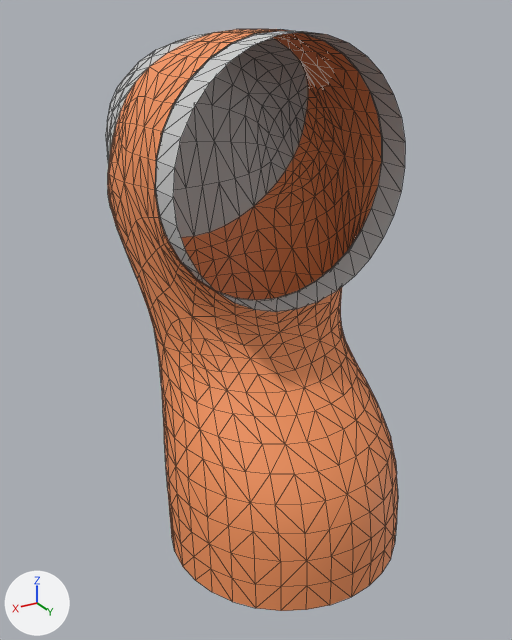
One commit to the COLLADA model iai_kuka_lwr4_description/meshes/arm_segment_a.dae: the scene before it, then after it.
Both versions are drawn from a 50 mm lens placed at (0.174, 0.262, 0.266), pointed at (0.003, -0.024, 0.123). The lights are fixed; the arrows at lower left show +X, +Y and +Z. Mesh edges are drawn as thin lines. Vertices at the same position are counted once.

Objects in the first picture: 'segment'.
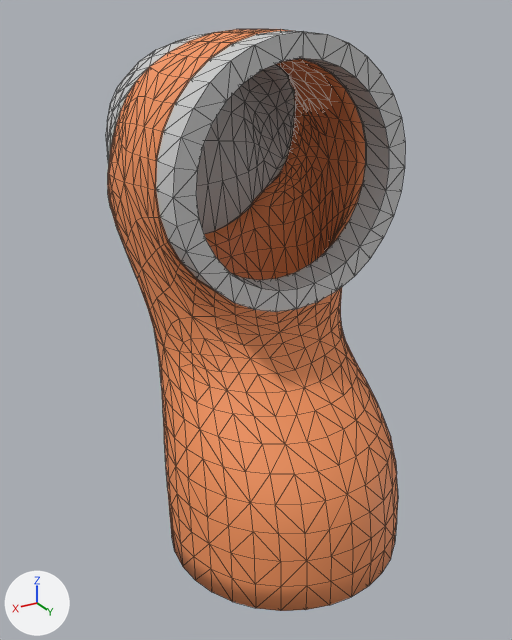
Commit message: test kuka arm solid..

The change, as a list of edits to the scene's bpy script:
```text
Change me_segment_geometry:
    used by ob_segment; location = (0.0, 0.0, 0.0)
    remove me_segment_geometry.from_pydata(...)  # 832 vertices, 1536 faces; spans x -0.062..0.062, y -0.116..0.061, z 0.008..0.261
    add me_segment_geometry.from_pydata(...)  # 1704 vertices, 3488 faces; spans x -0.062..0.062, y -0.116..0.061, z 0.008..0.261
    me_segment_geometry part 1: 872 vertices added at x -0.052..0.052, y -0.106..0.051, z 0.009..0.251
```

What differs and where, as boxes (x1, y1, x2, y2) in the pictures (512 x 640 px):
part 1 of me_segment_geometry, added
    after: (155, 29, 405, 312)
